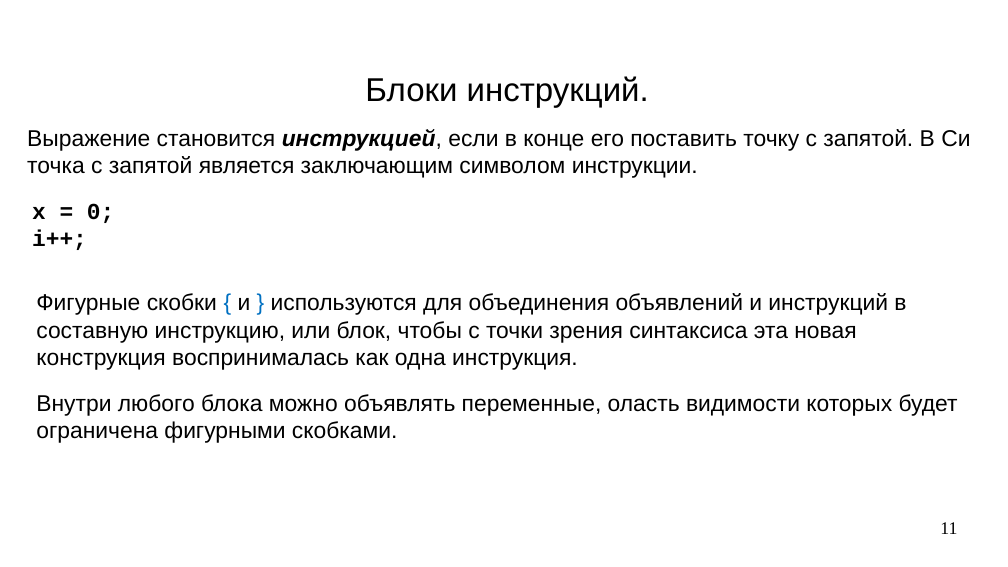
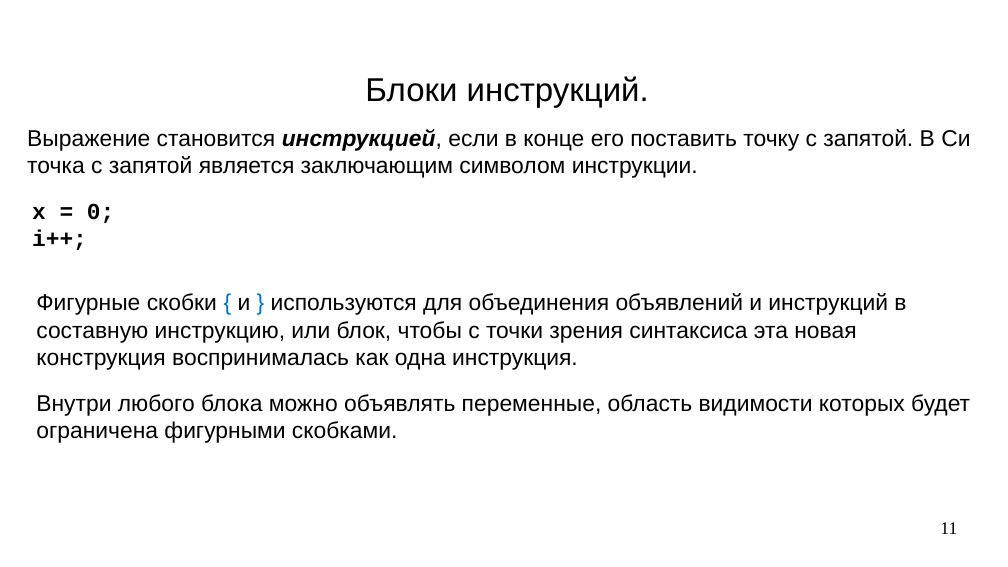
Before and after one commit to steelcraft/stud-lab, a slide deck: slide 11 of Лекции/CBCP01#L3.odp. Drawn at 1008x567 pixels with LibreOffice and Linux fonts; fonts in the diff are those of the drawing. Boxes give left, top, right and bottom in pixels: in the first picture for what was removed or moved away, otherwise in the second. Text is boxed around its words. In the diff, an @@ line names an element or a change of style, - is before the commit and + after.

```diff
--- a/Лекции/CBCP01#L3.odp
+++ b/Лекции/CBCP01#L3.odp
@@ text at [36, 394, 970, 443]: text changed @@
-Внутри любого блока можно объявлять переменные, оласть видимости которых будет ограничена фигурными скобками.
+Внутри любого блока можно объявлять переменные, область видимости которых будет ограничена фигурными скобками.
```
Also in this commit, not shown: 2 other slides changed, 1 other file.
